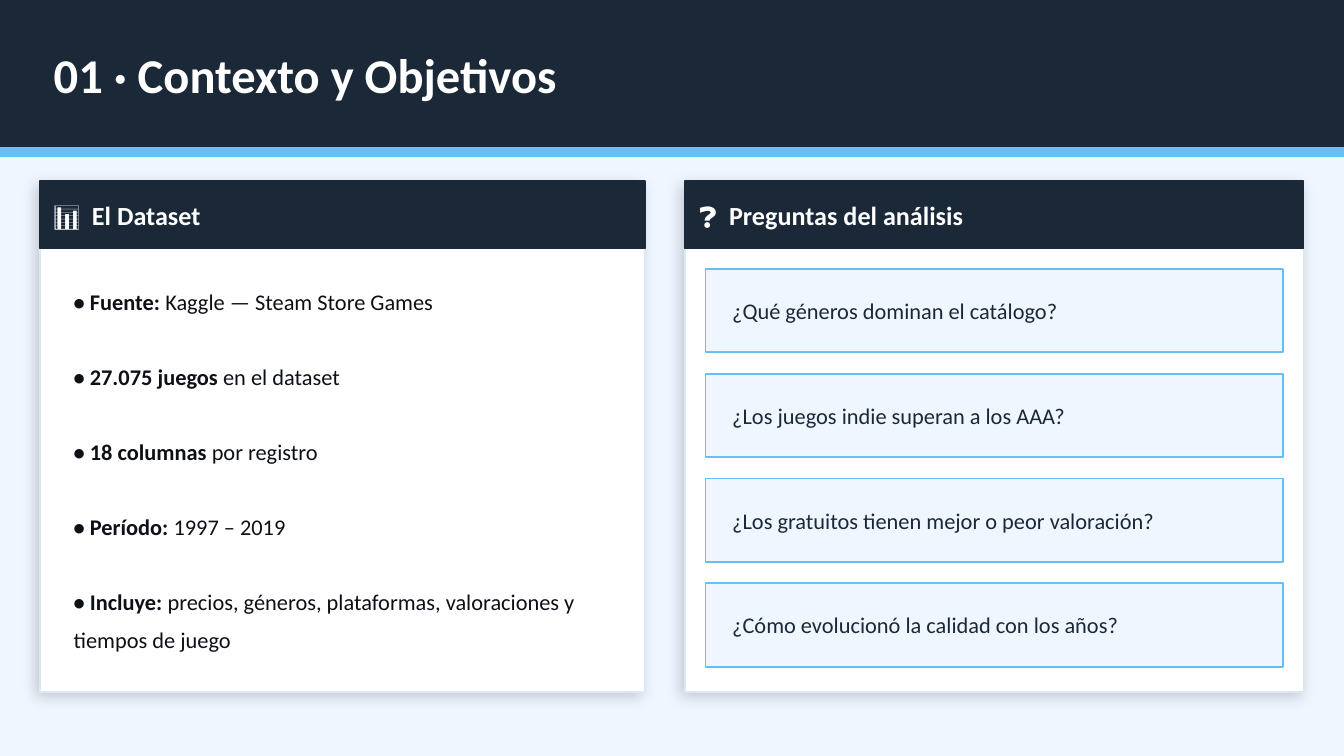
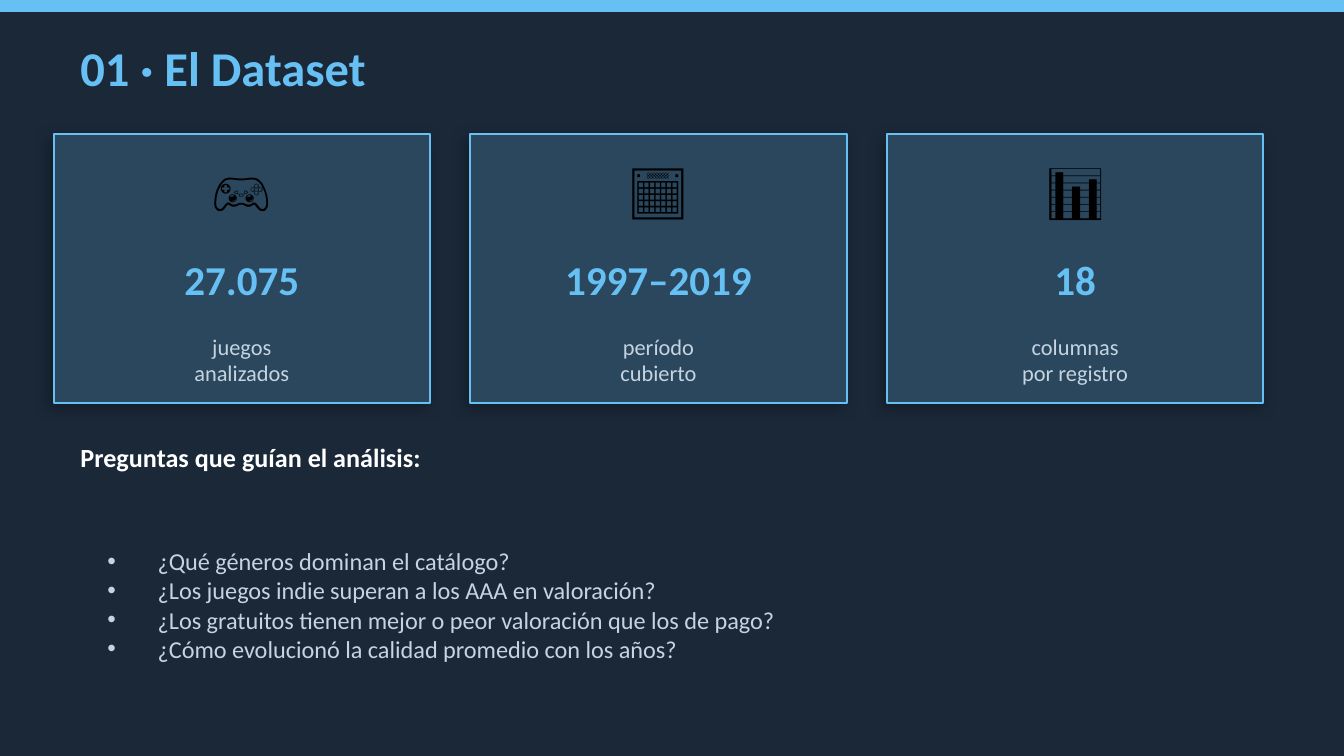
Before and after one commit to danielabatta3/steam-data-analysis, a slide deck: slide 3 of steam_analysis_presentation.pptx. Drawn at 1344x756 pixels with LibreOffice and Linux fonts; fonts in the diff are those of the drawing. Boxes give left, top, right and bottom in pixels: in the first picture for what was removed or moved away, otherwise in the second. Text is boxed around its words. In the diff, an @@ line names an element or a change of style, - is before the commit and + after.

```diff
--- a/steam_analysis_presentation.pptx
+++ b/steam_analysis_presentation.pptx
@@ background #F0F6FF to #1B2838 @@
@@ rectangle resized from (x1=0, y1=0, x2=1344, y2=148) to (x1=0, y1=0, x2=1344, y2=11) @@
@@ rectangle at (x1=0, y1=0, x2=1344, y2=11): fill #1B2838 to #66C0F4; outline #1B2838 1 pt to #66C0F4 1 pt @@
@@ text removed at (x1=54, y1=59, x2=557, y2=101) @@
-01 · Contexto y Objetivos
@@ text at (x1=80, y1=52, x2=366, y2=87): text changed; size 14 to 26 pt; text colour #FFFFFF to #66C0F4 @@
-📊 El Dataset
+01 · El Dataset
@@ rectangle removed at (x1=0, y1=148, x2=1344, y2=156) @@
@@ rectangle added at (x1=54, y1=134, x2=430, y2=403), fill #2A475E, outline #66C0F4 1 pt @@
@@ text added at (x1=54, y1=141, x2=430, y2=235), 30 pt, text #000000 @@
+🎮
@@ rectangle added at (x1=470, y1=134, x2=847, y2=403), fill #2A475E, outline #66C0F4 1 pt @@
@@ text added at (x1=470, y1=141, x2=847, y2=235), 30 pt, text #000000 @@
+📅
@@ rectangle resized from (x1=706, y1=269, x2=1284, y2=352) to (x1=887, y1=134, x2=1263, y2=403) @@
@@ rectangle at (x1=887, y1=134, x2=1263, y2=403): fill #F0F6FF to #2A475E; shadow on @@
@@ text added at (x1=887, y1=141, x2=1263, y2=235), 30 pt, text #000000 @@
+📊
@@ rectangle removed at (x1=40, y1=181, x2=645, y2=692) @@
@@ rectangle removed at (x1=40, y1=181, x2=645, y2=249) @@
@@ rectangle removed at (x1=685, y1=181, x2=1304, y2=692) @@
@@ rectangle removed at (x1=685, y1=181, x2=1304, y2=249) @@
@@ text removed at (x1=729, y1=206, x2=963, y2=230) @@
-❓ Preguntas del análisis
@@ text added at (x1=184, y1=268, x2=299, y2=295), 22 pt, text #66C0F4, bold @@
+27.075
@@ text added at (x1=565, y1=268, x2=751, y2=295), 22 pt, text #66C0F4, bold @@
+1997–2019
@@ text added at (x1=1054, y1=266, x2=1096, y2=296), 22 pt, text #66C0F4, bold @@
+18
@@ text removed at (x1=74, y1=294, x2=574, y2=652) @@
-• Fuente: Kaggle — Steam Store Games
-• 27.075 juegos en el dataset
-• 18 columnas por registro
-• Período: 1997 – 2019
-• Incluye: precios, géneros, plataformas, valoraciones y tiempos de juego
@@ text removed at (x1=732, y1=303, x2=1057, y2=323) @@
-¿Qué géneros dominan el catálogo?
@@ text added at (x1=194, y1=339, x2=289, y2=381), 12 pt, text #C6D4DF @@
+juegos
+analizados
@@ text added at (x1=620, y1=339, x2=696, y2=381), 12 pt, text #C6D4DF @@
+período
+cubierto
@@ text at (x1=1022, y1=339, x2=1127, y2=385): text changed; text colour #1B2838 to #C6D4DF @@
-¿Los juegos indie superan a los AAA?
+columnas
+por registro
@@ rectangle removed at (x1=706, y1=374, x2=1284, y2=457) @@
@@ text added at (x1=80, y1=448, x2=420, y2=472), 14 pt, text #FFFFFF, bold @@
+Preguntas que guían el análisis:
@@ rectangle removed at (x1=706, y1=478, x2=1284, y2=562) @@
@@ text at (x1=158, y1=553, x2=775, y2=662): text changed; size 12 to 13 pt; text colour #1B2838 to #C6D4DF @@
-¿Los gratuitos tienen mejor o peor valoración?
+• ¿Qué géneros dominan el catálogo?
+• ¿Los juegos indie superan a los AAA en valoración?
+• ¿Los gratuitos tienen mejor o peor valoración que los de pago?
+• ¿Cómo evolucionó la calidad promedio con los años?
@@ rectangle removed at (x1=706, y1=583, x2=1284, y2=667) @@
@@ text removed at (x1=732, y1=617, x2=1118, y2=637) @@
-¿Cómo evolucionó la calidad con los años?
```
Also in this commit, not shown: 8 other slides changed, 2 slides added, 2 slides removed.
